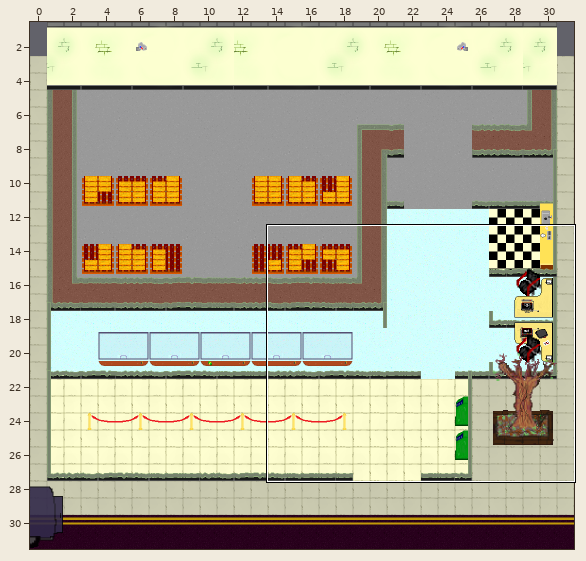
An edit to a level. Tiled map, bin/bank.tmx. The first picture is a wide view before the edit; the outline marks the close-up.
Close-up. Earlier state:
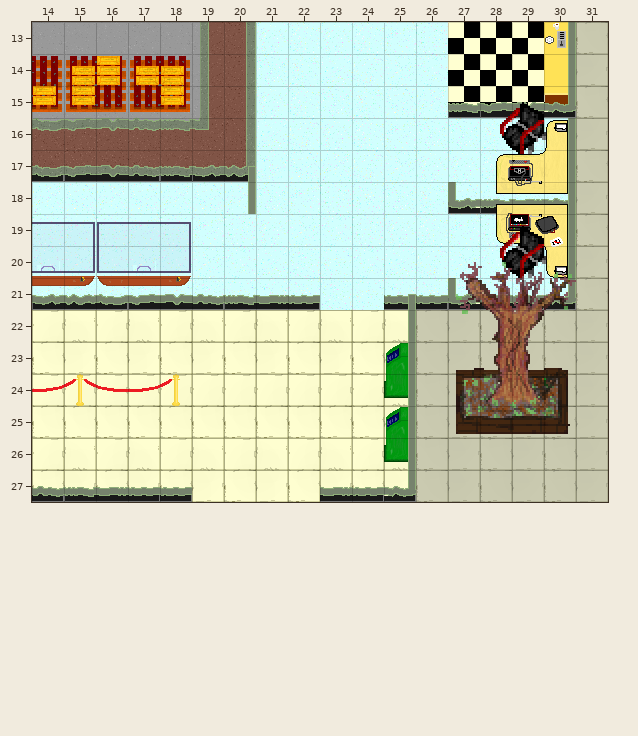
Cells are 32x32 px. Shown: x 14..31, y 13..27. The commit also changed other parts of the map, which this record leaves out.
After the commit:
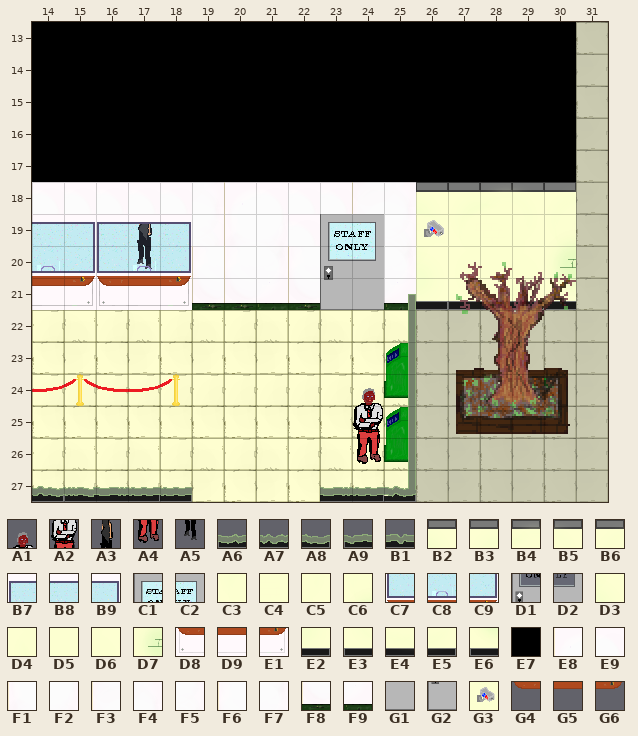
Key: from "civilians": A1 1, A2 7, A3 11, A4 13, A5 17; from "tileset": A6 0, A7 1, A8 2, A9 3, B1 4, B2 18, B3 19, B4 20, B5 21, B6 22, B7 27, B8 28, B9 29, C1 30, C2 31, C3 35, C4 36, C5 37, C6 38, C7 43, C8 44, C9 45, D1 46, D2 47, D3 50, D4 51, D5 52, D6 53, D7 54, D8 59, D9 60, E1 61, E2 66, E3 67, E4 68, E5 69, E6 70, E7 77, E8 80, E9 81, F1 96, F2 97, F3 112, F4 113, F5 129, F6 144, F7 145, F8 160, F9 161, G1 198, G2 200, G3 251; from "tileset2": G4 19, G5 20, G6 21.
__ is an empty cell, ## one hidden under a higher layer, .. an unchanged one.
Tiles of an added or newly shown layer are drawn over the layers below it.
See-through tiles are keyed as they look on the map.
Edits made:
--- layer "prevault"
@@ x 17..17 @@
-19 __
-20 __
+19 A3
+20 A5
--- layer "offices"
@@ x 14..18 @@
-21 A6 A7 A8 A9 B1
+21 ## ## ## ## ##
--- layer "wall_foyer" (now shown)
@@ x 14..30 @@
-13 __ __ __ __ __ __ __ __ __ __ __ __ __ __ __ __ __
-14 __ __ __ __ __ __ __ __ __ __ __ __ __ __ __ __ __
-15 __ __ __ __ __ __ __ __ __ __ __ __ __ __ __ __ __
-16 __ __ __ __ __ __ __ __ __ __ __ __ __ __ __ __ __
-17 __ __ __ __ __ __ __ __ __ __ __ __ __ __ __ __ __
-18 __ __ __ __ __ __ __ __ __ __ __ __ __ __ __ __ __
-19 __ __ __ __ __ __ __ __ __ __ __ __ __ __ __ __ __
-20 __ __ __ __ __ __ __ __ __ __ __ __ __ __ __ __ __
-21 __ __ __ __ __ __ __ __ __ __ __ __ __ __ __ __ __
+13 E7 E7 E7 E7 E7 E7 E7 E7 E7 E7 E7 E7 E7 E7 E7 E7 E7
+14 E7 E7 E7 E7 E7 E7 E7 E7 E7 E7 E7 E7 E7 E7 E7 E7 E7
+15 E7 E7 E7 E7 E7 E7 E7 E7 E7 E7 E7 E7 E7 E7 E7 E7 E7
+16 E7 E7 E7 E7 E7 E7 E7 E7 E7 E7 E7 E7 E7 E7 E7 E7 E7
+17 E7 E7 E7 E7 E7 E7 E7 E7 E7 E7 E7 E7 E7 E7 E7 E7 E7
+18 E9 E9 E9 E9 E9 F4 E8 E9 E9 E9 F3 F4 B2 B3 B4 B5 B6
+19 B8 B9 B7 B8 B9 F5 F1 F2 E9 C1 C2 F5 G3 C3 C4 C5 C6
+20 C8 C9 C7 C8 C9 F6 F6 F7 F6 D1 D2 F7 D3 D4 D5 D6 D7
+21 D9 E1 D8 D9 E1 F8 F8 F9 F8 G2 G1 F9 E2 E3 E4 E5 E6
--- layer "foyer"
@@ x 14..18 @@
-21 G5 G6 G4 G5 G6
+21 __ __ __ __ __
@@ x 24..24 @@
-24 __
-25 __
-26 __
+24 A1
+25 A2
+26 A4
Pixel boxes of the changes (left, top, right, bottom) in both close-ups:
changed: (32, 22, 576, 310)
added: (353, 388, 383, 464)
